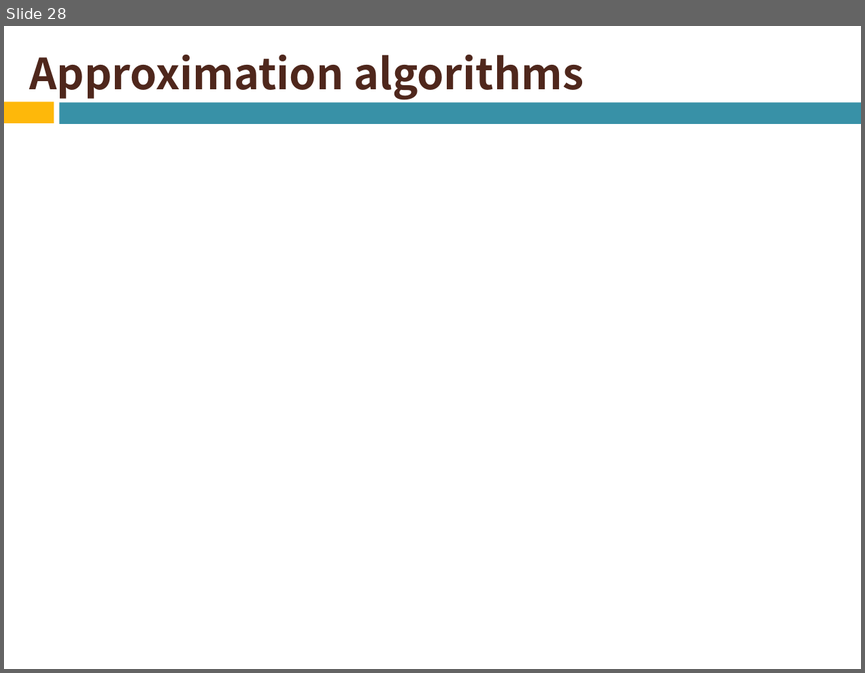
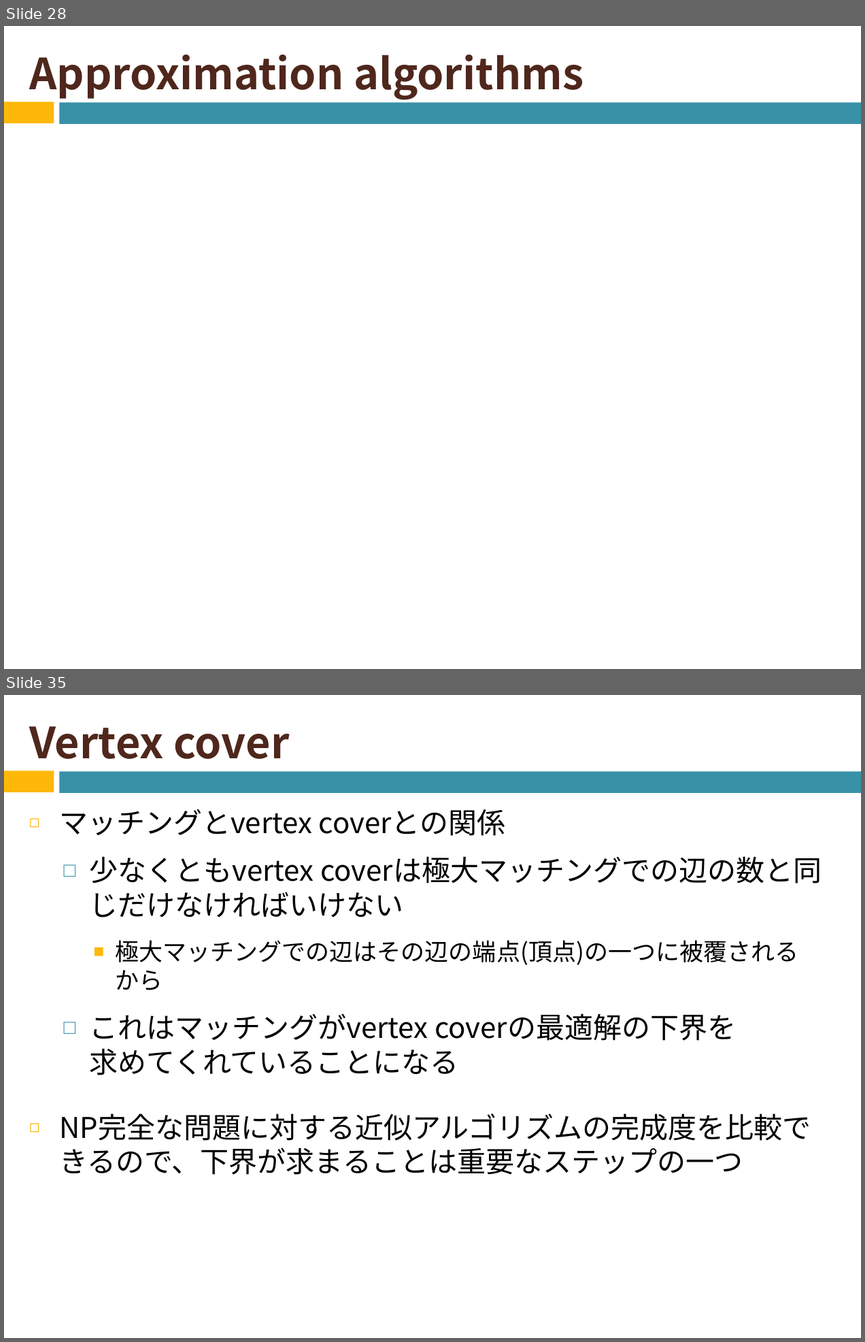
Before and after one commit to naruse-takamasa/seminar, a slide deck: CopingNPCompleteness.pptx. Shown one above the other, each under a label of ours: slide 28 before the commit, slides 28 and 35 after it; the slides between them are not shown. The pictures are 865x673 and 865x1342 pixels, drawn with LibreOffice and Linux fonts; fonts in the diff are those of the drawing; grey boxes stand for pictures. Boxes give left, top, right and bottom in pixels: in the first picture for what was removed or moved away, otherwise in the second. Text is boxed around its words. In the diff, an @@ line names an element or a change of style, - is before the commit and + after.

Commit message:
vertex coverのスライド追加

```diff
--- a/CopingNPCompleteness.pptx
+++ b/CopingNPCompleteness.pptx
@@ slide 35 added at <box>4,695,861,1338</box>, background #FFFFFF; not listed: 2 template elements that a slide beside it also shows @@
@@ title added at <box>29,726,290,759</box>, 36 pt, text #4F271C, bold @@
+Vertex cover
@@ text added at <box>59,809,798,1174</box>, 24 pt, text #000000 @@
+◻ マッチングとvertex coverとの関係
+  □ 少なくともvertex coverは極大マッチングでの辺の数と同じだけなければいけない
+    ■ 極大マッチングでの辺はその辺の端点(頂点)の一つに被覆される
+      から
+  □ これはマッチングがvertex coverの最適解の下界を
+    求めてくれていることになる
+◻ NP完全な問題に対する近似アルゴリズムの完成度を比較できるので、下界が求まることは重要なステップの一つ
```
Also in this commit, not shown: 9 other slides added, 2 other files.
